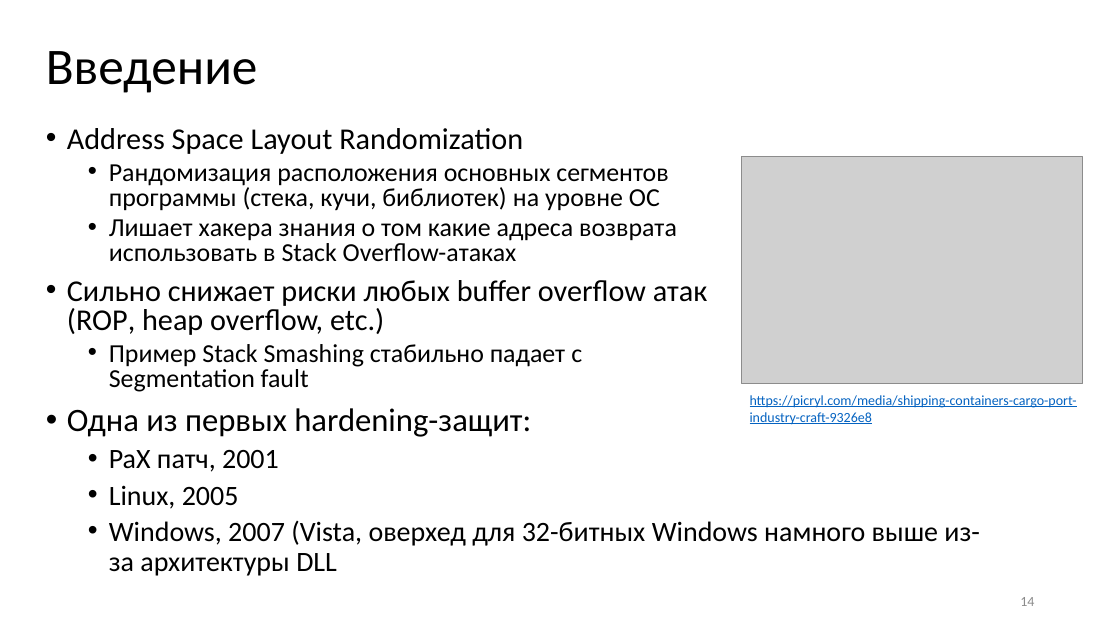
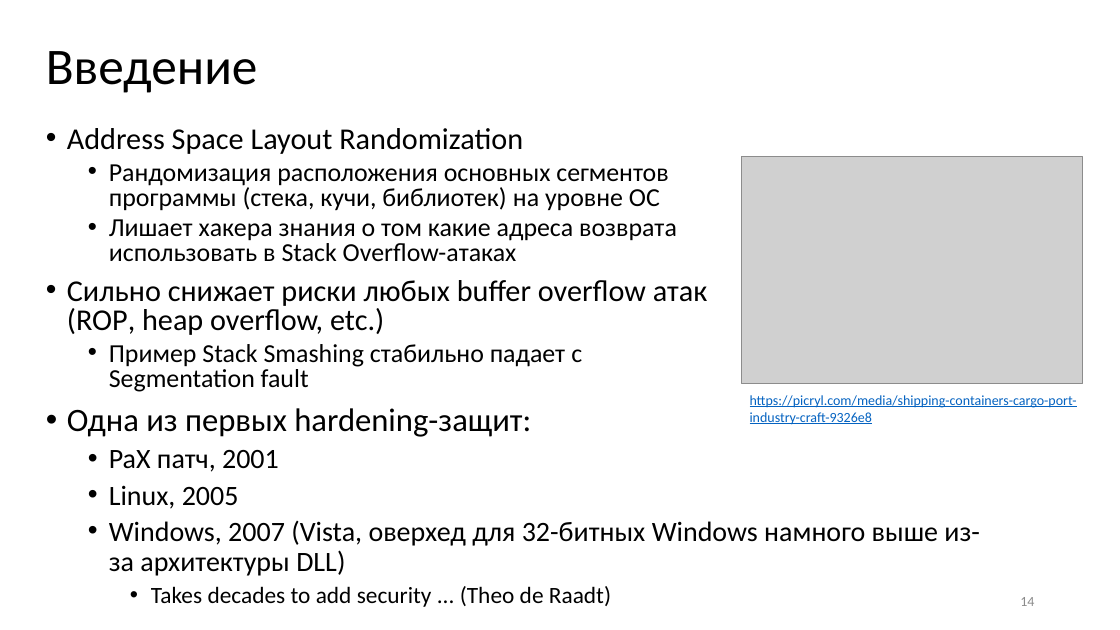
Before and after one commit to yugr/slides, a slide deck: slide 14 of CppZeroCost/2025/RU.pptx. Drawn at 1120x630 pixels with LibreOffice and Linux fonts; fonts in the diff are those of the drawing; grey boxes stand for pictures. Boxes give left, top, right and bottom in pixels: in the first picture for what was removed or moved away, otherwise in the second. Text is boxed around its words. In the diff, an @@ line names an element or a change of style, - is before the commit and + after.

```diff
--- a/CppZeroCost/2025/RU.pptx
+++ b/CppZeroCost/2025/RU.pptx
@@ text at [109, 521, 980, 607]: text changed @@
-  • Windows, 2007 (Vista, оверхед для 32-битных Windows намного выше из-за архитектуры DLL
+  • Windows, 2007 (Vista, оверхед для 32-битных Windows намного выше из-за архитектуры DLL)
+    • Takes decades to add security ... (Theo de Raadt)
```
Also in this commit, not shown: 11 other slides changed, 5 other files.
